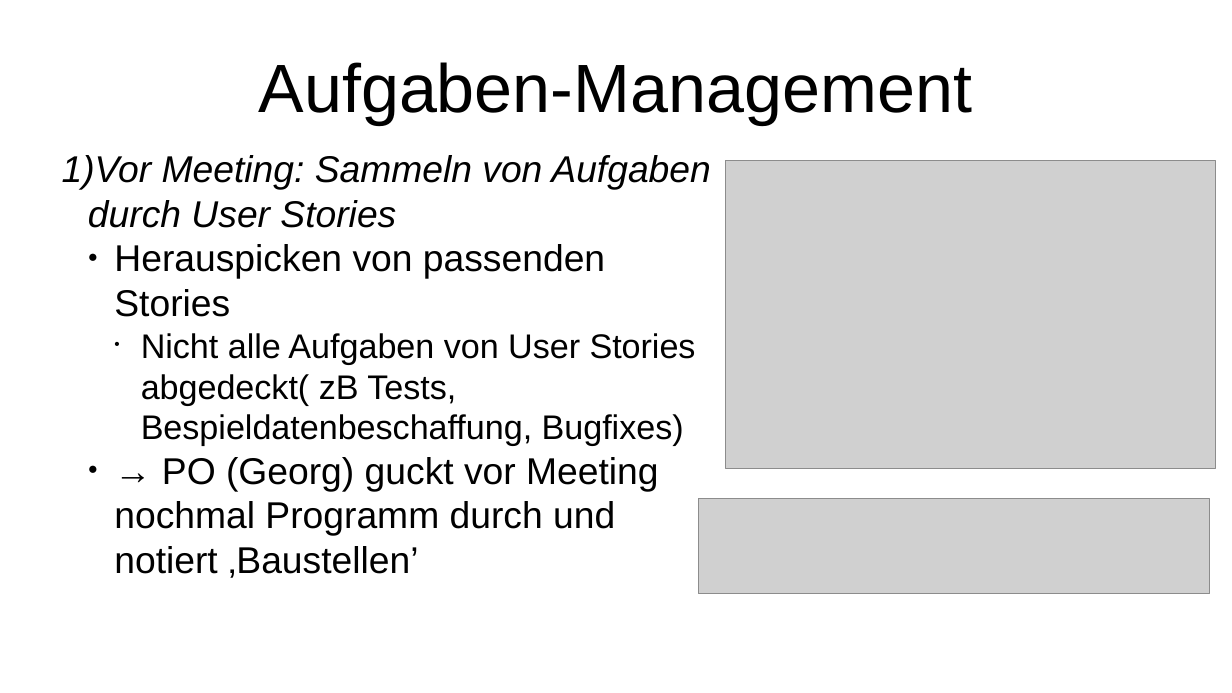
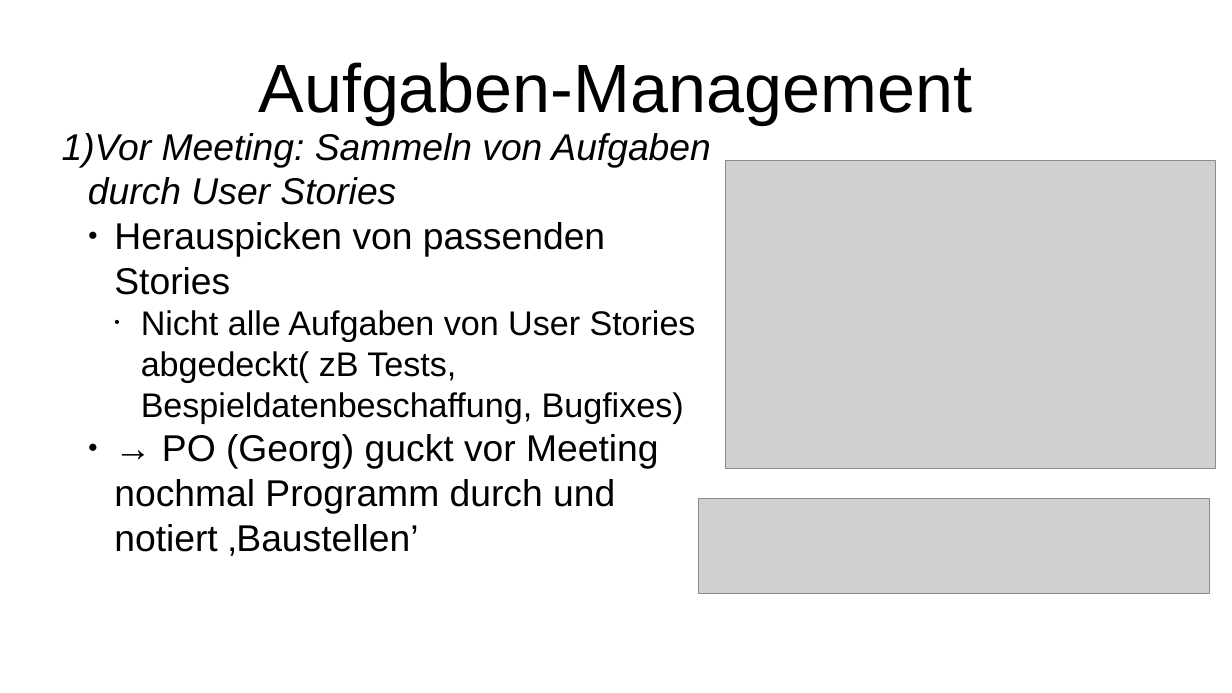
Before and after one commit to Gorg-tech/StudIQ, a slide deck: slide 1 of docs/Praesentation/Fachaustausch_Projektmanagement.pptx. Drawn at 1232x693 pixels with LibreOffice and Linux fonts; fonts in the diff are those of the drawing; grey boxes stand for pictures. Boxes give left, top, right and bottom in pixels: in the first picture for what was removed or moved away, otherwise in the second. Text is boxed around its words. In the diff, an @@ line names an element or a change of style, - is before the commit and + after.

```diff
--- a/docs/Praesentation/Fachaustausch_Projektmanagement.pptx
+++ b/docs/Praesentation/Fachaustausch_Projektmanagement.pptx
@@ subtitle "Vor Meeting: Sammeln von Aufgaben ...": place and size @@
-subtitle "Vor Meeting: Sammeln von Aufgaben ..." at [62, 155, 710, 578]
+subtitle "Vor Meeting: Sammeln von Aufgaben ..." at [62, 133, 710, 556]
```
Also in this commit, not shown: 2 other slides changed.
